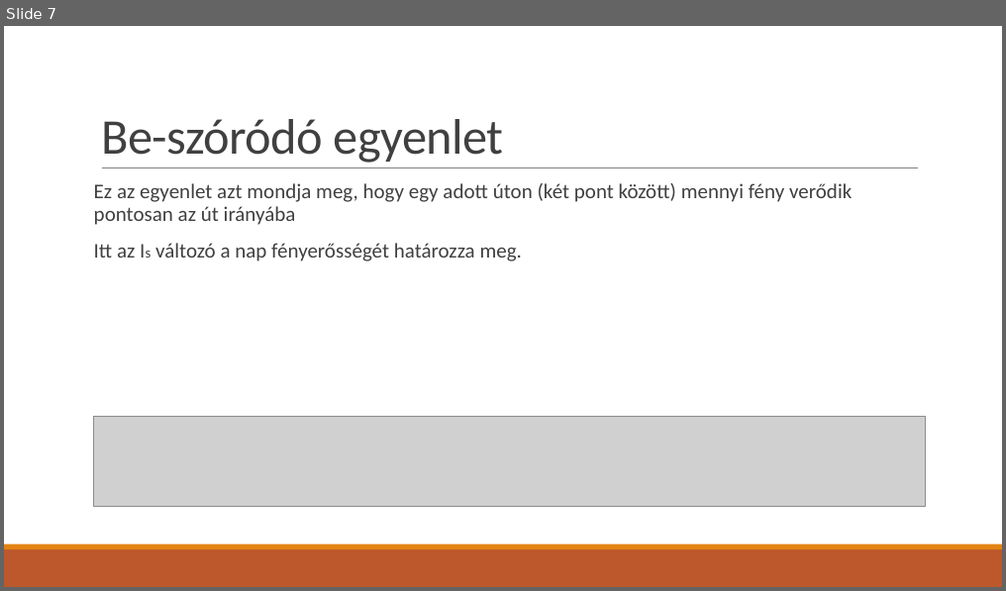
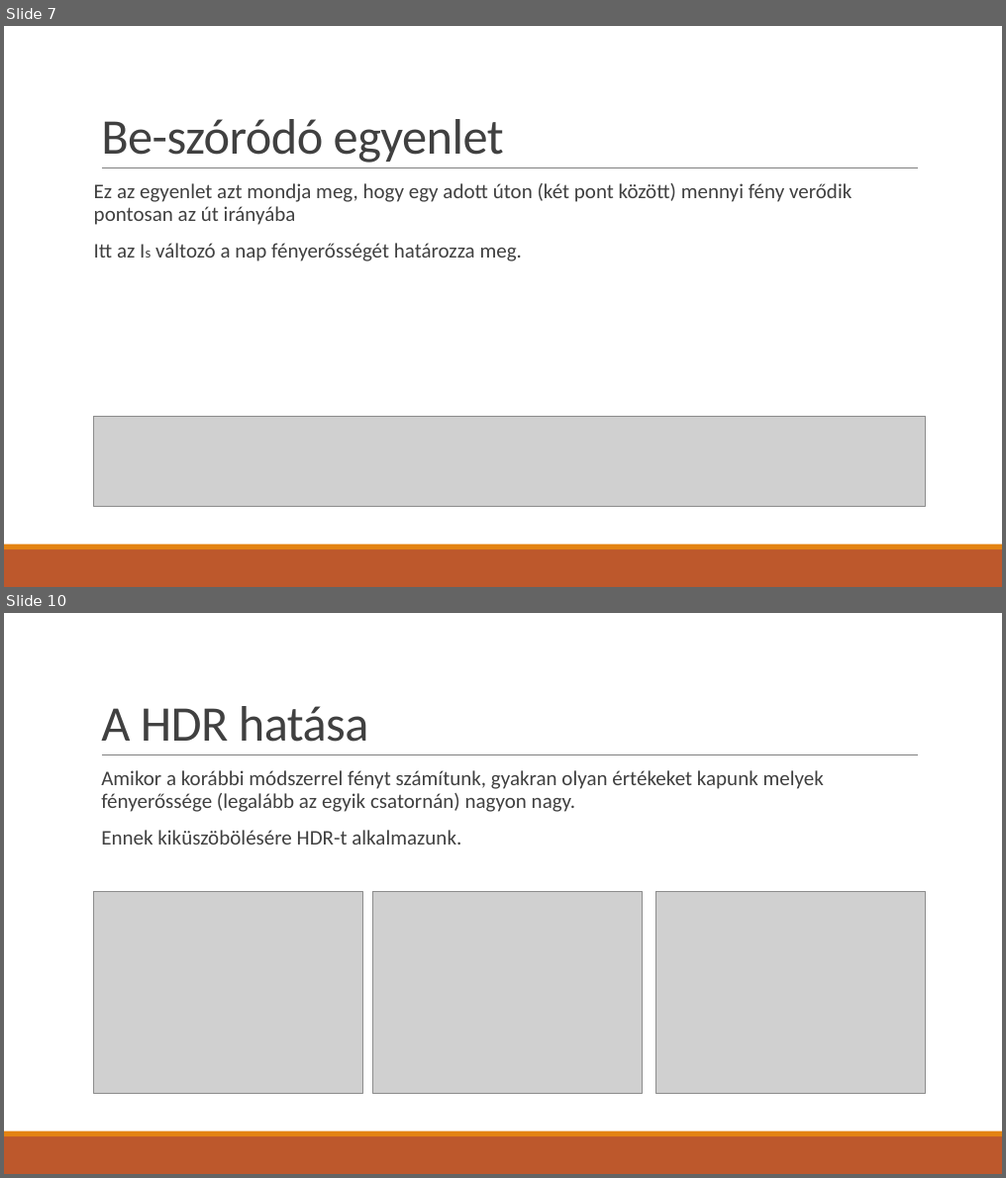
Before and after one commit to TheFlyingPiano99/AtmosphereSimulation, a slide deck: Docs/ppt/Atmoszféra szimuláció.pptx. Shown one above the other, each under a label of ours: slide 7 before the commit, slides 7 and 10 after it; the slides between them are not shown. The pictures are 1006x591 and 1006x1178 pixels, drawn with LibreOffice and Linux fonts; fonts in the diff are those of the drawing; grey boxes stand for pictures. Boxes give left, top, right and bottom in pixels: in the first picture for what was removed or moved away, otherwise in the second. Text is boxed around its words. In the diff, an @@ line names an element or a change of style, - is before the commit and + after.

```diff
--- a/Docs/ppt/Atmoszféra szimuláció.pptx
+++ b/Docs/ppt/Atmoszféra szimuláció.pptx
@@ slide 10 added at [4, 613, 1002, 1174], background #FFFFFF; not listed: 3 template elements that a slide beside it also shows @@
@@ title added at [101, 706, 369, 742], 48 pt, text #404040 @@
+A HDR hatása
@@ text added at [101, 770, 824, 845], 20 pt, text #404040 @@
+  Amikor a korábbi módszerrel fényt számítunk, gyakran olyan értékeket kapunk melyek fényerőssége (legalább az egyik csatornán) nagyon nagy.
+  Ennek kiküszöbölésére HDR-t alkalmazunk.
@@ picture added at [94, 891, 362, 1093] @@
@@ picture added at [373, 891, 643, 1093] @@
@@ picture added at [655, 891, 926, 1093] @@
```
Also in this commit, not shown: 2 other slides added, 1 slide removed.
